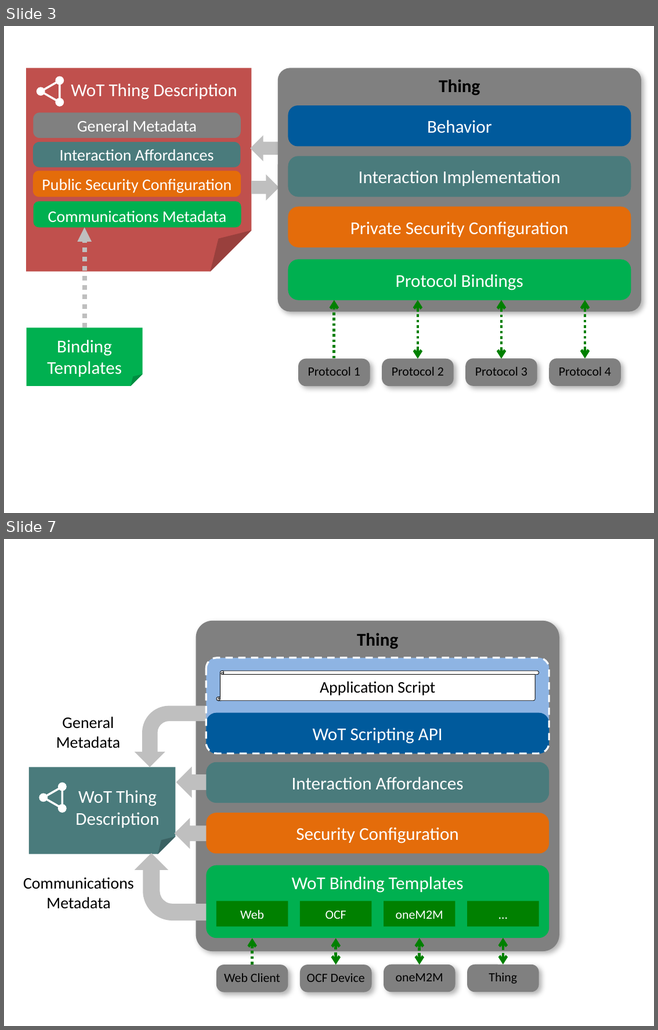
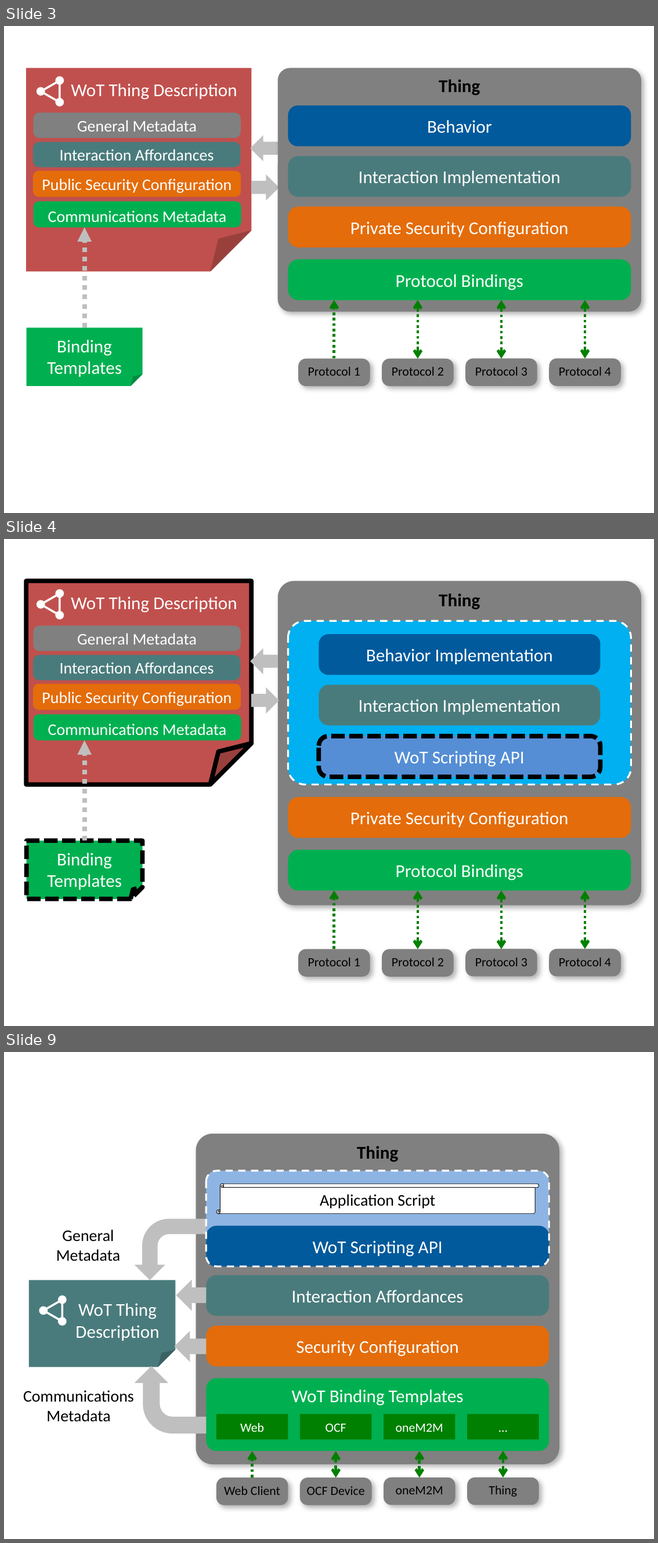
Before and after one commit to w3c/wot-architecture, a slide deck: images/wot-architecture-figures-new.pptx. Shown one above the other, each under a label of ours: slides 3 and 7 before the commit, slides 3, 4 and 9 after it; the slides between them are not shown. The pictures are 658x1030 and 658x1543 pixels, drawn with LibreOffice and Linux fonts; fonts in the diff are those of the drawing. Boxes give left, top, right and bottom in pixels: in the first picture for what was removed or moved away, otherwise in the second. Text is boxed around its words. In the diff, an @@ line names an element or a change of style, - is before the commit and + after.

```diff
--- a/images/wot-architecture-figures-new.pptx
+++ b/images/wot-architecture-figures-new.pptx
@@ slide 4 added at [4,539,654,1026], background #FFFFFF @@
@@ folded corner added at [26,581,251,784], fill #C0504D, outline #000000 5 pt, 20 pt, text #FFFFFF @@
+WoT Thing Description
@@ rounded rectangle added at [278,581,641,906], fill #808080, 20 pt, text #000000, bold @@
+Thing
@@ rounded rectangle added at [33,625,241,651], fill #808080, 18 pt, text #FFFFFF @@
+General Metadata
@@ group added at [35,588,69,621]: 3 ellipses, 1 triangle @@
@@ rounded rectangle added at [288,621,631,784], fill #00B0F0, outline #FFFFFF 2 pt dashed @@
@@ rounded rectangle added at [318,635,600,675], fill #005A9C, 20 pt, text #FFFFFF @@
+Behavior Implementation
@@ rounded rectangle added at [33,654,241,680], fill #4A7B7C, 18 pt, text #FFFFFF @@
+Interaction Affordances
@@ down arrow added at [250,649,278,675], fill #BFBFBF @@
@@ rounded rectangle added at [33,684,241,710], fill #E46C0A, 18 pt, text #FFFFFF @@
+Public Security Configuration
@@ down arrow added at [251,687,279,714], fill #BFBFBF @@
@@ rounded rectangle added at [318,685,600,725], fill #4A7B7C, 20 pt, text #FFFFFF @@
+Interaction Implementation
@@ rounded rectangle added at [33,714,241,740], fill #00B050, 18 pt, text #FFFFFF @@
+Communications Metadata
@@ arrow added from (85, 841) to (85, 740), #BFBFBF 5.25 pt dashed @@
@@ rounded rectangle added at [318,736,600,777], fill #558ED5, outline #000000 5 pt dashed, 20 pt, text #FFFFFF @@
+WoT Scripting API
@@ rounded rectangle added at [288,797,631,838], fill #E46C0A, 20 pt, text #FFFFFF @@
+Private Security Configuration
@@ folded corner added at [27,841,143,900], fill #00B050, outline #000000 5 pt dashed, 20 pt, text #FFFFFF @@
+Binding
+Templates
@@ rounded rectangle added at [288,850,631,891], fill #00B050, 20 pt, text #FFFFFF @@
+Protocol Bindings
@@ group added at [298,890,621,977]: 4 rounded rectangles, 3 double arrows, 1 arrow @@
+Protocol 2
+Protocol 4
+Protocol 1
+Protocol 3
@@ group added at [34,926,68,959]: 3 ellipses, 1 triangle @@
@@ what was slide 7 is now slide 9 @@
```
Also in this commit, not shown: 3 slides changed, 1 other slide added, 4 other files.
